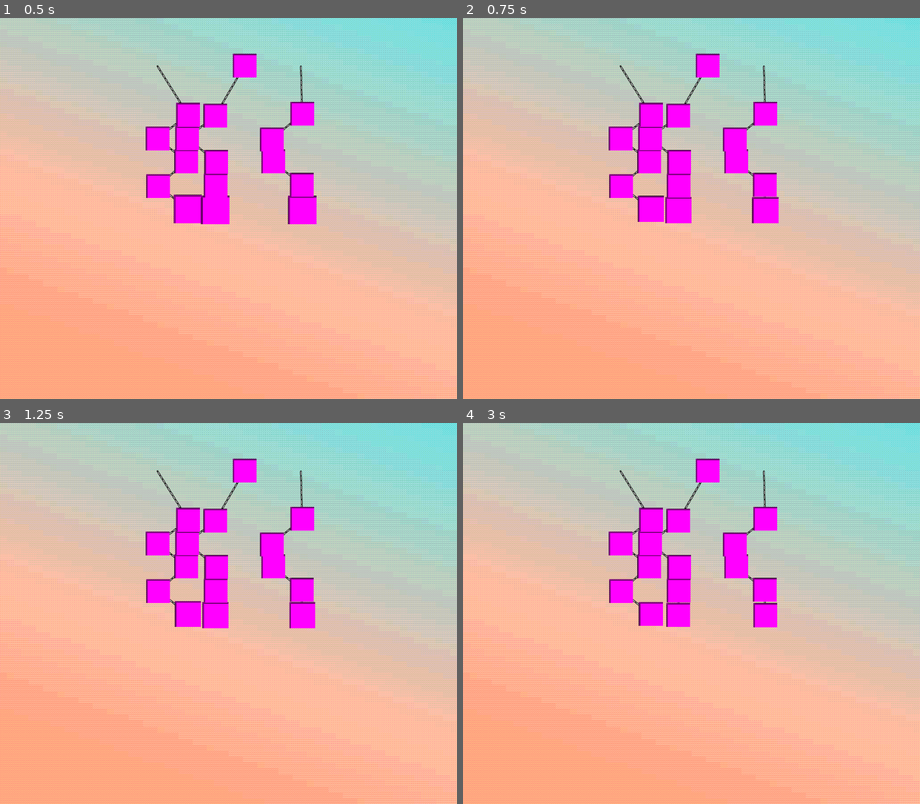
Above: before the commit, frames 1-4 (two rows, left to right).
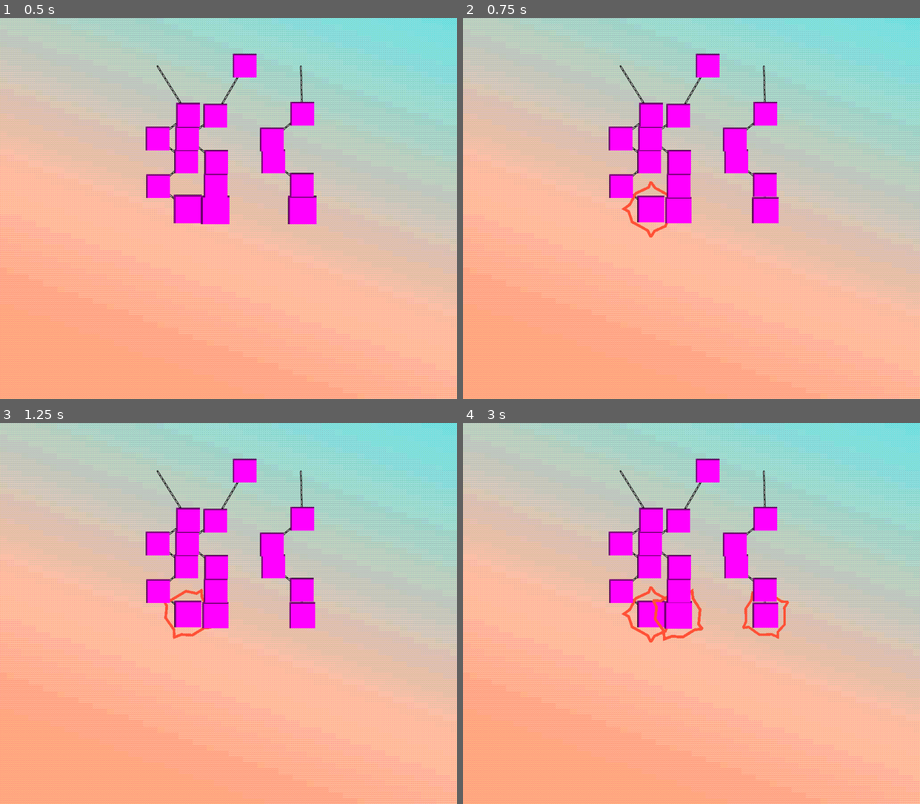
Above: after the commit, the same moments.

Repository: Levartar/2025-Brackeys-Game-Jam
Game: Godot game, scene res://scenes/map/map.tscn
The game is run twice, just before and just after one commit, with the same random seed, the same clock (stepped at 60 frames per second) and the same inputs. This scene is started directly instead of the project's main scene.
Inputs (mouse positions are in pixels of both pictures, inside the frame that each line leads up to):
- Up to frame 1 (0.5 s): no input
- Up to frame 2 (0.75 s): move the mouse to (650, 208) at 0.52 s; hold D (right) from 0.53 s (still down); hold Shift (boost_plane) from 0.53 s (still down); click (650, 208) at 0.67 s
- Up to frame 3 (1.25 s): keep holding D (right); keep holding Shift (boost_plane)
- Up to frame 4 (3 s): move the mouse to (677, 613) at 1.27 s; release D (right) at 1.28 s; release Shift (boost_plane) at 1.28 s; hold A (left) 1.28-2.03 s; tap Space (deploy) at 1.35 s; click (677, 613) at 1.42 s; move the mouse to (764, 613) at 2.02 s; hold Mouse wheel down (scroll_down) 2.03-2.78 s; hold D (right) from 2.03 s (still down); click (764, 613) at 2.17 s; move the mouse to (622, 590) at 2.77 s; tap Mouse wheel up (scroll_up) at 2.85 s; click (622, 590) at 2.92 s

Frame 1 is identical in both runs. In frame 2, 0.3% of the frame differs, in the area x 34-45%, y 42-58%; in frame 3, 0.3%; in frame 4, 1.0%, in the area x 34-72%, y 42-58%.
Error before the commit: Invalid access to property or key 'room' on a base object of type 'Control (Map)'. (res://scripts/map/map.gd:133)

Commit message:
fix wrong emit bug

Diff:
--- a/scripts/map/map.gd
+++ b/scripts/map/map.gd
@@ -130,7 +130,6 @@
 
 func _on_map_room_selected(room: MapRoom) -> void:
 	print("Room selected in map emit:", room)
-	room._on_map_room_selected(self.room)
 	last_room = room
 	floors_climbed += 1
 	#Events.map_exited.emit(room)
--- a/scripts/map/room_click.gd
+++ b/scripts/map/room_click.gd
@@ -46,4 +46,4 @@
 func _input_event(_viewport, event, _shape_idx):
   if event is InputEventMouseButton and event.pressed and event.button_index == MOUSE_BUTTON_LEFT:
     #if available:
-    selected.emit(room)
+    _on_map_room_selected(self.room)
